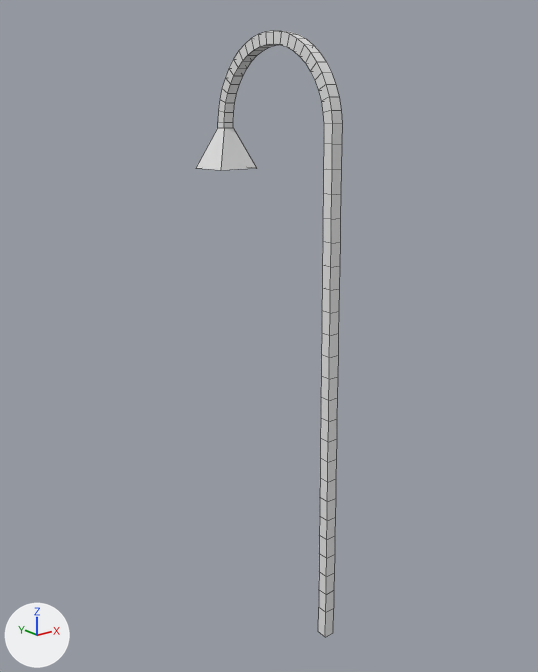
An edit to the FBX model model/streetlight.fbx, drawn before and after from the same camera.
Before and after are seen from a 50 mm camera at (-3.13, -3.31, 3.62) aimed at (-0.01, 0.59, 2.06). Every picture has the same lights, and +X, +Y and +Z are marked at lower left. Mesh edges are drawn as thin lines. Where no turn or scale is listed for an object, it has been applied to the vertices.
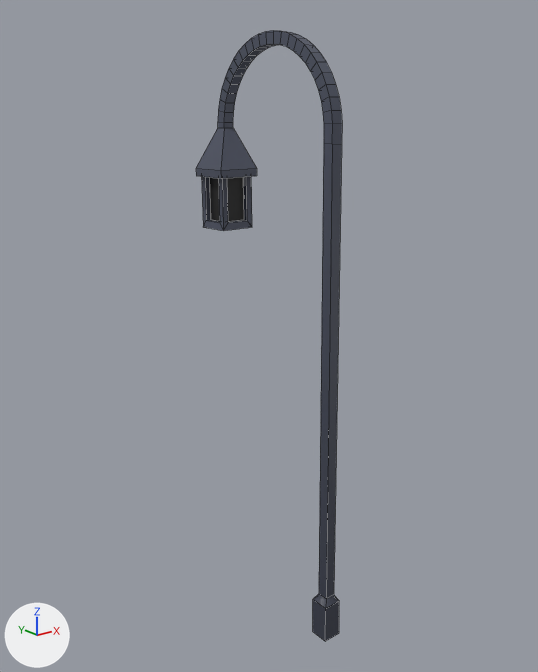
Location of each change, (x1, y1, x2, y2) in pixels of the pictures (538 x 672 px):
'Cube', reshaped: before (196, 30, 342, 638); after (196, 30, 342, 642)
part 1 of me_cube_001, added (black): after (202, 176, 252, 231)
part 2 of me_cube_001, cut back: before (318, 144, 342, 638); after (313, 144, 342, 642)
part 3 of me_cube_001, built on (blue): after (196, 168, 257, 178)
part 4 of me_cube_001, recoloured: (196, 30, 342, 170) in both

The change in detail:
Picture 'T_ATLAS_D.png' (img_t_atlas_d_png) is new.
Material 'Material' (mat_material) is new.
Its texture is img_t_atlas_d_png.
me_cube_001 is used by ob_cube; location (0.0, 0.0, 0.0).
Verts and faces of me_cube_001; kept vertices keep their numbers, new ones are numbered from 200.
Before the commit, vertices of me_cube_001: 196 (-0.15, 1.24, 3.18) at pixel (195, 168), 197 (-0.15, 0.93, 3.18) at pixel (220, 170), 198 (0.15, 0.93, 3.18) at pixel (256, 168), 199 (0.15, 1.24, 3.18).
me_cube_001 had 200 vertices, 198 faces and spanned x -0.15..0.15, y -0.09..1.24, z -0.02..4.04.
me_cube_001 now has 164 vertices, 150 faces and spans x -0.15..0.15, y -0.12..1.24, z -0.02..4.04.
me_cube_001 part 1: a new loose piece of 40 vertices spanning x -0.13..0.13, y 0.95..1.21, z 2.76..3.14, in mat_material (picture img_t_atlas_d_png).
Part 2, on me_cube_001:
92 vertices are removed from x -0.04..0.04, y -0.09..0.03, z -0.02..3.24.
93 faces are deleted.
12 vertices are added at x -0.07..0.07, y -0.12..0.02, z -0.02..0.3.
12 new faces join them.
Part 3, on me_cube_001:
Faces deleted: (196, 199, 198, 197).
New vertex 212 is at (-0.15, 1.24, 3.12), pixel (196, 175).
New vertex 213 is at (-0.15, 0.93, 3.13), pixel (221, 178).
New vertex 214 is at (0.15, 0.93, 3.13), pixel (256, 175).
New vertex 215 is at (0.15, 1.24, 3.12).
New faces: (198, 214, 215, 199), (197, 213, 214, 198), (196, 212, 213, 197), (196, 199, 215, 212), (212, 215, 214, 213).
me_cube_001 part 4: 104 faces spanning x -0.15..0.15, y -0.04..1.24, z 3.18..4.04 switch from no material to mat_material (picture img_t_atlas_d_png).
